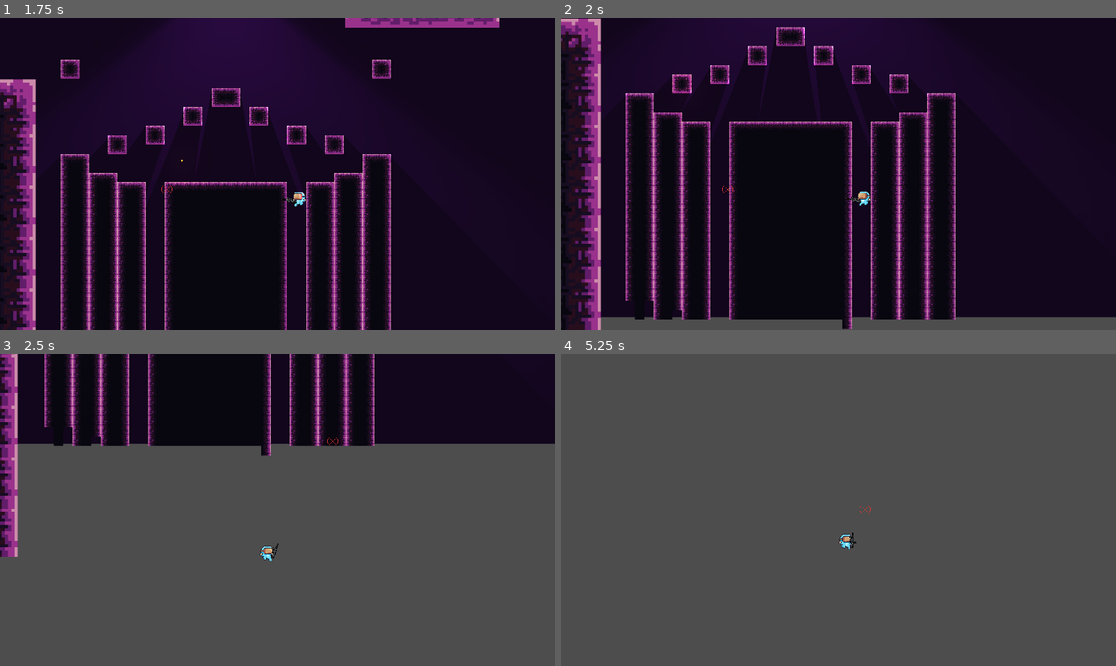
Above: before the commit, frames 1-4 (two rows, left to right).
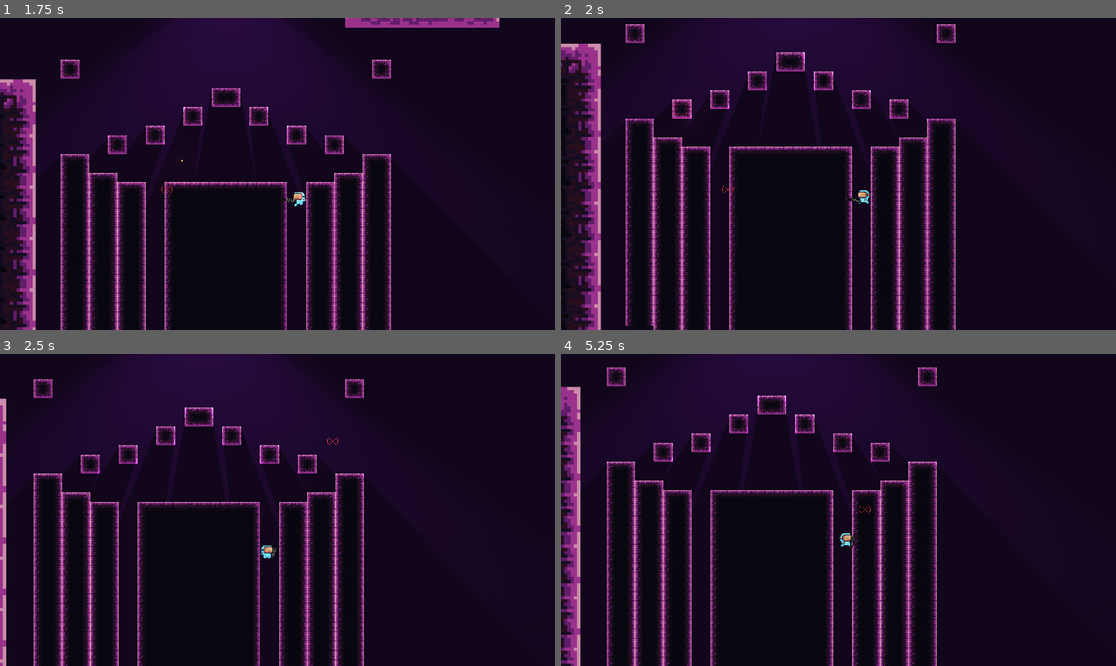
Above: after the commit, the same moments.

Repository: bhalder46/team4-repo
Game: Godot game, scene res://Scenes/NetworkProto.tscn
Same seed, same stepped clock (60 frames per second), same inputs: the game is played once before the commit and once after it. This scene is started directly instead of the project's main scene.
Inputs (mouse positions are in pixels of both pictures, inside the frame that each line leads up to):
- Up to frame 1 (1.75 s): move the mouse to (399, 158) at 0.52 s; hold D (move_right) from 0.53 s (still down); click (399, 158) at 0.6 s; tap Space (jump) at 0.77, 1.52 s; move the mouse to (166, 189) at 1.27 s; click (166, 189) at 1.35 s
- Up to frame 2 (2 s): keep holding D (move_right)
- Up to frame 3 (2.5 s): move the mouse to (333, 441) at 2.02 s; release D (move_right) at 2.03 s; hold A (move_left) from 2.03 s (still down); click (333, 441) at 2.1 s
- Up to frame 4 (5.25 s): move the mouse to (810, 572) at 2.77 s; release A (move_left) at 2.78 s; hold D (move_right) 2.78-4.28 s; click (810, 572) at 2.85 s; tap Space (jump) at 3.02, 3.77, 4.52 s; move the mouse to (1005, 556) at 3.52 s; click (1005, 556) at 3.6 s; tap R (reload) at 4.15 s; move the mouse to (672, 463) at 4.27 s; hold A (move_left) 4.28-5.03 s; click (672, 463) at 4.35 s; move the mouse to (866, 510) at 5.02 s; hold D (move_right) from 5.03 s (still down); click (866, 510) at 5.1 s

Frame 1 is identical in both runs. In frame 2, 13% of the frame differs, in the area x 0-100%, y 0-100%; in frame 3, 83%; in frame 4, 100%.

Commit message:
Sounds
- Added sounds for shooting and reloading

Diff:
--- a/putr-worm-game/Scenes/ForestProto.tscn
+++ b/putr-worm-game/Scenes/ForestProto.tscn
@@ -1293,11 +1293,12 @@
 
 [node name="ForestAmbience" type="AudioStreamPlayer2D" parent="."]
 stream = ExtResource("35_b1jpr")
-volume_db = 0.4
+volume_db = -1.0
+parameters/looping = false
 
 [node name="ForestMusic" type="AudioStreamPlayer2D" parent="."]
 stream = ExtResource("34_8ql0b")
-volume_db = 0.6
+volume_db = -2.211
 parameters/looping = false
 
 [connection signal="body_entered" from="Computer (Network Access)/Area2D" to="Computer (Network Access)" method="_on_area_2d_body_entered"]
--- a/putr-worm-game/Scenes/NetworkProto.tscn
+++ b/putr-worm-game/Scenes/NetworkProto.tscn
@@ -1197,8 +1197,17 @@
 
 [sub_resource type="WorldBoundaryShape2D" id="WorldBoundaryShape2D_u8mg8"]
 
+[sub_resource type="WorldBoundaryShape2D" id="WorldBoundaryShape2D_u58b2"]
+
 [node name="Game" type="Node2D"]
 script = ExtResource("1_qkyhk")
+
+[node name="Scene Background" type="ColorRect" parent="."]
+offset_left = -969.0
+offset_top = -838.0
+offset_right = 1099.0
+offset_bottom = 332.0
+color = Color(0.0689307, 0.0236965, 0.106206, 1)
 
 [node name="ParallaxBackground" type="ParallaxBackground" parent="."]
 layer = -6
@@ -1261,12 +1270,12 @@
 
 [node name="Node" type="Node" parent="ParallaxBackground"]
 
-[node name="CanvasLayer" type="CanvasLayer" parent="."]
+[node name="World Blur" type="CanvasLayer" parent="."]
 layer = -5
 visible = false
 follow_viewport_enabled = true
 
-[node name="World blur" type="Sprite2D" parent="CanvasLayer"]
+[node name="World blur" type="Sprite2D" parent="World Blur"]
 z_index = -5
 material = SubResource("ShaderMaterial_0cve3")
 position = Vector2(180, -185.714)
@@ -1311,7 +1320,6 @@
 
 [node name="CollisionShape2D" type="CollisionShape2D" parent="World Border"]
 shape = SubResource("WorldBoundaryShape2D_u8mg8")
-disabled = true
 
 [node name="Player" parent="." instance=ExtResource("27_pld21")]
 z_index = 200
@@ -1334,13 +1342,6 @@
 texture = ExtResource("29_uadkj")
 script = ExtResource("30_cteyu")
 
-[node name="ColorRect" type="ColorRect" parent="."]
-offset_left = -969.0
-offset_top = -838.0
-offset_right = 1099.0
-offset_bottom = 332.0
-color = Color(0.0689307, 0.0236965, 0.106206, 1)
-
 [node name="Triangle Light" type="Sprite2D" parent="."]
 position = Vector2(24, -356)
 scale = Vector2(0.104037, 0.122535)
@@ -1366,3 +1367,12 @@
 [node name="NetworkMusic" type="AudioStreamPlayer2D" parent="."]
 stream = ExtResource("15_dmsm3")
 volume_db = 0.6
+
+[node name="World Border2" type="StaticBody2D" parent="."]
+position = Vector2(18, -263)
+scale = Vector2(5.15999, 0.999996)
+
+[node name="CollisionShape2D" type="CollisionShape2D" parent="World Border2"]
+position = Vector2(-0.968995, 280.001)
+shape = SubResource("WorldBoundaryShape2D_u58b2")
+disabled = true
--- a/putr-worm-game/Scenes/player.tscn
+++ b/putr-worm-game/Scenes/player.tscn
@@ -8,6 +8,8 @@
 [ext_resource type="Texture2D" uid="uid://d27pq4b834duo" path="res://Art/Pixel Adventure 1/Free/Main Characters/Virtual Guy/Run (32x32).png" id="5_ve5pe"]
 [ext_resource type="Texture2D" uid="uid://cwxaiwev0u26v" path="res://Art/FullyOtherGunsAnimation.png" id="8_8tco8"]
 [ext_resource type="Texture2D" uid="uid://8bclvth4kr5l" path="res://Art/WeaponsPack/Animations/OtherGunsAnimations/ReloadingOtherGuns.png" id="8_ctrkc"]
+[ext_resource type="AudioStream" uid="uid://bdaf4h1uxfvmd" path="res://Gun Reload.mp3" id="9_6lpr5"]
+[ext_resource type="AudioStream" uid="uid://ddace7yr60c4l" path="res://Art/2024-10-06 15-41-08.mp3" id="9_12wdq"]
 
 [sub_resource type="AtlasTexture" id="AtlasTexture_wosfo"]
 atlas = ExtResource("2_helws")
@@ -337,9 +339,21 @@
 position = Vector2(6.24103, -9.27239)
 scale = Vector2(0.672383, 0.588203)
 sprite_frames = SubResource("SpriteFrames_3s17c")
-animation = &"idle"
+animation = &"reload"
 centered = false
 offset = Vector2(-12.0424, -20.1594)
 
 [node name="Muzzle" type="Marker2D" parent="Gun"]
 position = Vector2(31.6381, -2.14766)
+
+[node name="Reload Sound" type="AudioStreamPlayer2D" parent="Gun"]
+position = Vector2(-9.28196, 15.7639)
+scale = Vector2(1.48725, 1.70009)
+stream = ExtResource("9_6lpr5")
+volume_db = -12.18
+
+[node name="Shoot Sound" type="AudioStreamPlayer2D" parent="Gun"]
+position = Vector2(-9.28196, 15.7639)
+scale = Vector2(1.48725, 1.70009)
+stream = ExtResource("9_12wdq")
+volume_db = 3.0
--- a/putr-worm-game/Scripts/player.gd
+++ b/putr-worm-game/Scripts/player.gd
@@ -7,6 +7,8 @@
 @onready var animated_sprite = $AnimatedSprite2D
 @export var bullet_scene: PackedScene
 @onready var muzzle = $Gun/Muzzle
+@onready var gun_shoot_sound = $"Gun/Shoot Sound"
+@onready var gun_reload_sound = $"Gun/Reload Sound"
 var can_shoot = true
 var shoot_cooldown = 0.5  # Time in seconds before the player can shoot again
 var reload_time = 1.5  # Time in seconds to reload
@@ -76,6 +78,9 @@
 	# Always play shoot animation before firing
 	$Gun.play("shoot")  # Play shoot animation
 
+	if gun_shoot_sound:
+		gun_shoot_sound.play()
+
 	shot_count += 1  # Increment the shot count
 	can_shoot = false
 	shoot_timer = shoot_cooldown  # Reset the shoot cooldown timer
@@ -103,6 +108,10 @@
 
 	# Wait for the shooting animation to finish before playing the reload animation
 	await $Gun.animation_finished  # Use await to wait for the animation to finish
+
+	if gun_reload_sound:
+		gun_reload_sound.play()
+
 	$Gun.play("reload")  # Play reload animation (make sure it exists)
 
 func update_gun_rotation():
Not shown, added: putr-worm-game/Art/2024-10-06 15-41-08.mp3.import
Binary file added: putr-worm-game/Art/ReloadingOtherGuns - Copy-1.png.png
Not shown, added: putr-worm-game/Art/ReloadingOtherGuns - Copy-1.png.png.import
Not shown, added: putr-worm-game/Gun Reload.mp3.import
Not shown: 1 places in putr-worm-game/Scenes/NetworkProto.tscn that only renumber resources
Not shown: 1 places in putr-worm-game/Scenes/player.tscn that only renumber resources
Not shown, added: putr-worm-game/Art/2024-10-06 15-41-08.mp3
Not shown, added: putr-worm-game/Gun Reload.mp3
